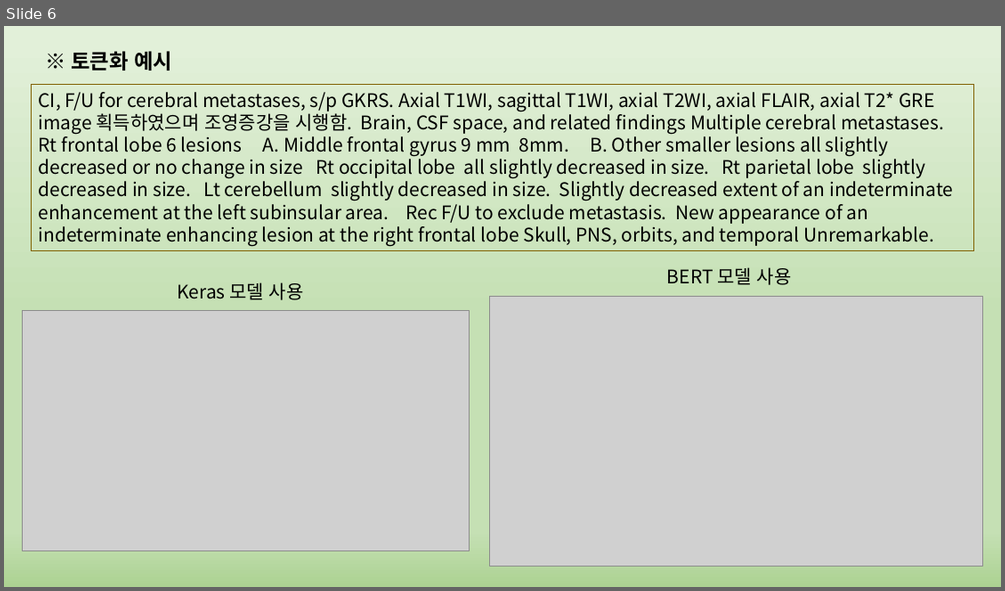
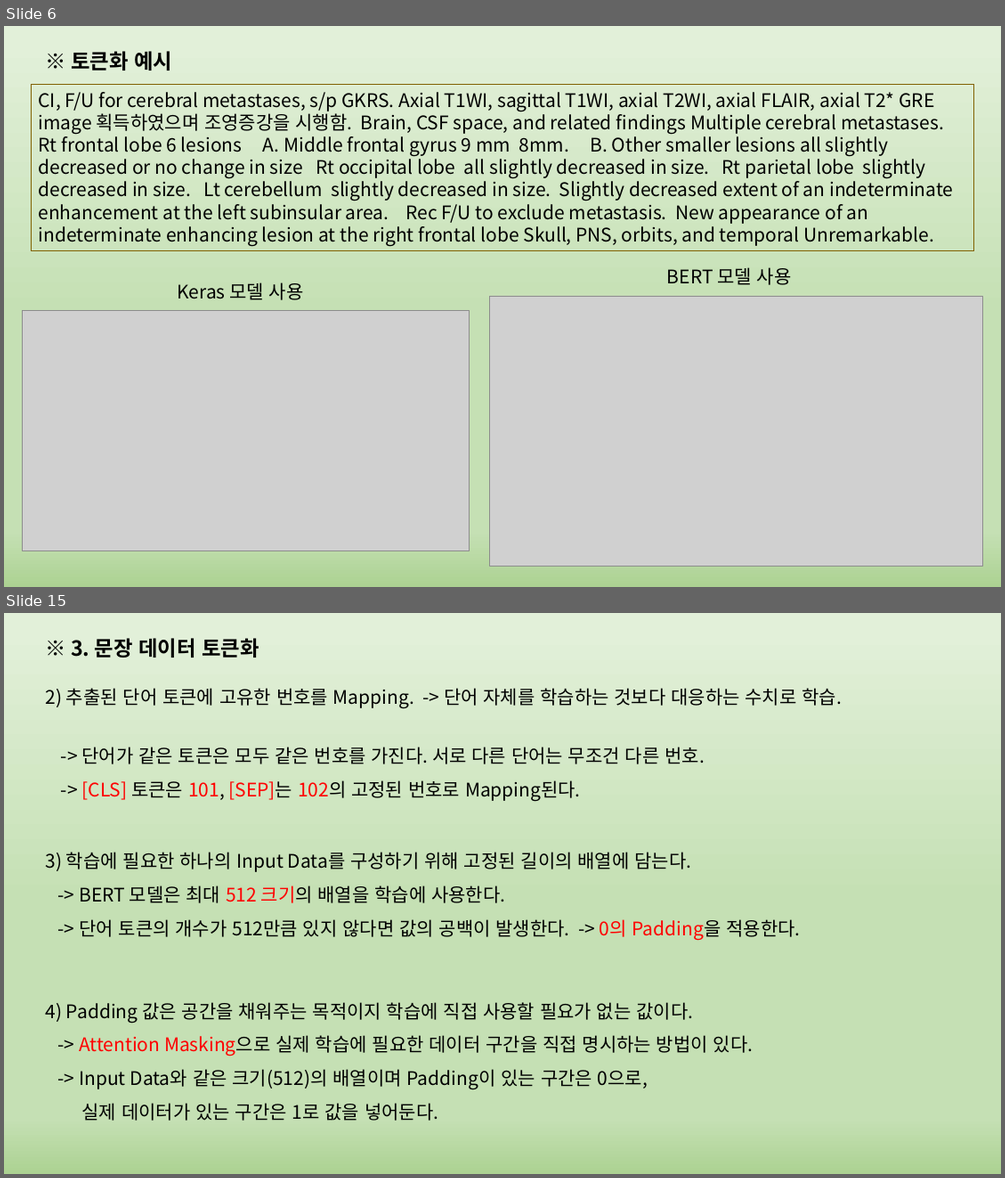
Before and after one commit to phantom0119/K-ium, a slide deck: 정리.pptx. Shown one above the other, each under a label of ours: slide 6 before the commit, slides 6 and 15 after it; the slides between them are not shown. The pictures are 1005x591 and 1005x1178 pixels, drawn with LibreOffice and Linux fonts; fonts in the diff are those of the drawing; grey boxes stand for pictures. Boxes give left, top, right and bottom in pixels: in the first picture for what was removed or moved away, otherwise in the second. Text is boxed around its words. In the diff, an @@ line names an element or a change of style, - is before the commit and + after.

Commit message:
2차 종료 후 업데이트 (ppt 정리)

```diff
--- a/정리.pptx
+++ b/정리.pptx
@@ slide 15 added at bbox=[4, 613, 1001, 1174], background gradient #E2F0D9 to #C5E0B4 to #ACD292 @@
@@ text added at bbox=[71, 638, 259, 657], 20 pt, text #000000, bold @@
+※ 3. 문장 데이터 토큰화
@@ text added at bbox=[46, 688, 841, 708], 18 pt, text #000000 @@
+2) 추출된 단어 토큰에 고유한 번호를 Mapping. -> 단어 자체를 학습하는 것보다 대응하는 수치로 학습.
@@ text added at bbox=[82, 747, 704, 801], 18 pt, text #000000 @@
+-> 단어가 같은 토큰은 모두 같은 번호를 가진다. 서로 다른 단어는 무조건 다른 번호.
+-> [CLS] 토큰은 101, [SEP]는 102의 고정된 번호로 Mapping된다.
@@ text added at bbox=[46, 852, 800, 940], 18 pt, text #000000 @@
+3) 학습에 필요한 하나의 Input Data를 구성하기 위해 고정된 길이의 배열에 담는다.
+-> BERT 모델은 최대 512 크기의 배열을 학습에 사용한다.
+-> 단어 토큰의 개수가 512만큼 있지 않다면 값의 공백이 발생한다. -> 0의 Padding을 적용한다.
@@ text added at bbox=[46, 1002, 753, 1120], 18 pt, text #000000 @@
+4) Padding 값은 공간을 채워주는 목적이지 학습에 직접 사용할 필요가 없는 값이다.
+-> Attention Masking으로 실제 학습에 필요한 데이터 구간을 직접 명시하는 방법이 있다.
+-> Input Data와 같은 크기(512)의 배열이며 Padding이 있는 구간은 0으로,
+실제 데이터가 있는 구간은 1로 값을 넣어둔다.
```
Also in this commit, not shown: 12 other slides added, 7 other files.
